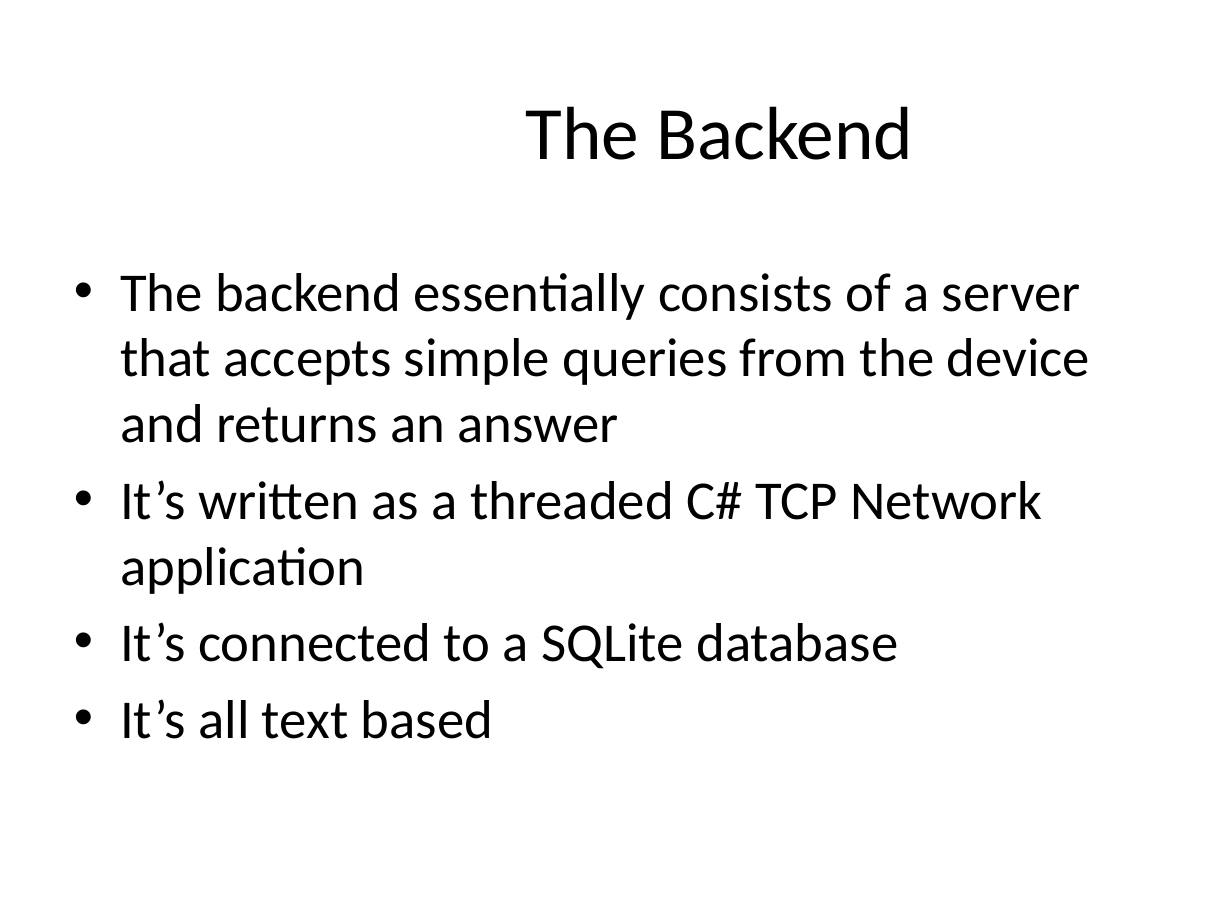
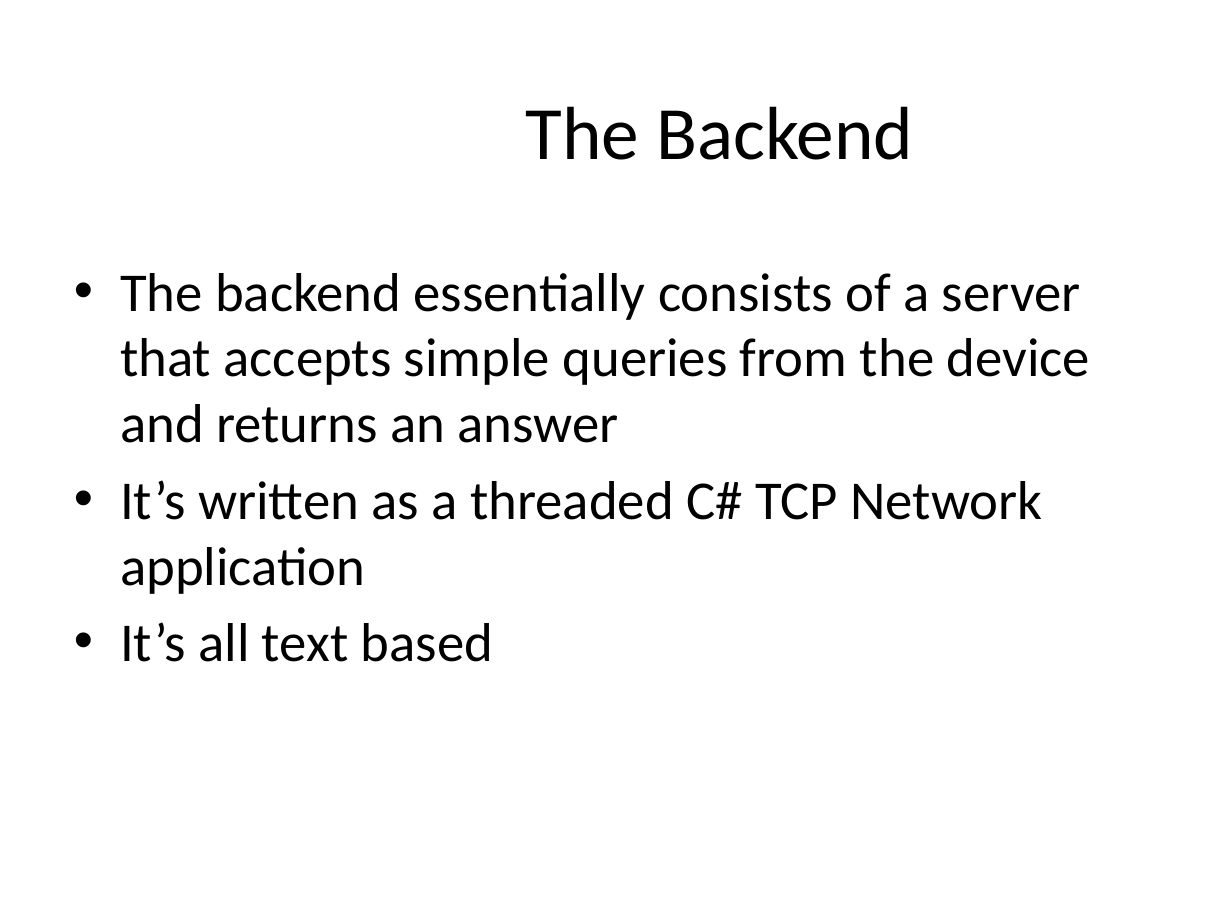
Before and after one commit to master20151121/mmoments, a slide deck: slide 7 of Mobile Musical Moments.pptx (slide 6 before the commit). Drawn at 1232x924 pixels with LibreOffice and Linux fonts; fonts in the diff are those of the drawing; background and template pictures are left out. Boxes give left, top, right and bottom in pixels: in the first picture for what was removed or moved away, otherwise in the second. Text is boxed around its words. In the diff, an @@ line names an element or a change of style, - is before the commit and + after.

```diff
--- a/Mobile Musical Moments.pptx
+++ b/Mobile Musical Moments.pptx
@@ text at [120,622,898,669]: paragraph removed @@
-• It’s connected to a SQLite database
```
Also in this commit, not shown: 1 slide added, 26 other files.
